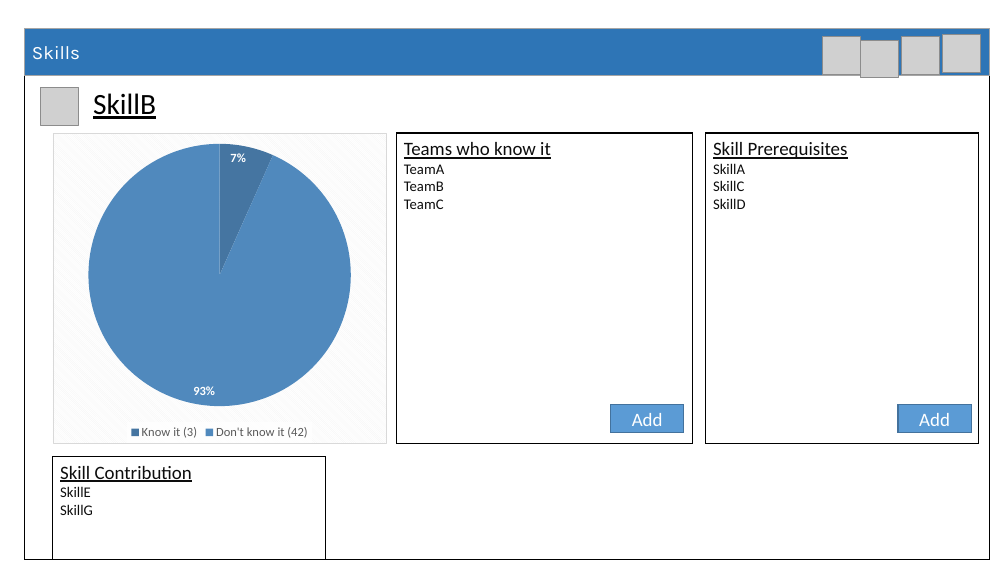
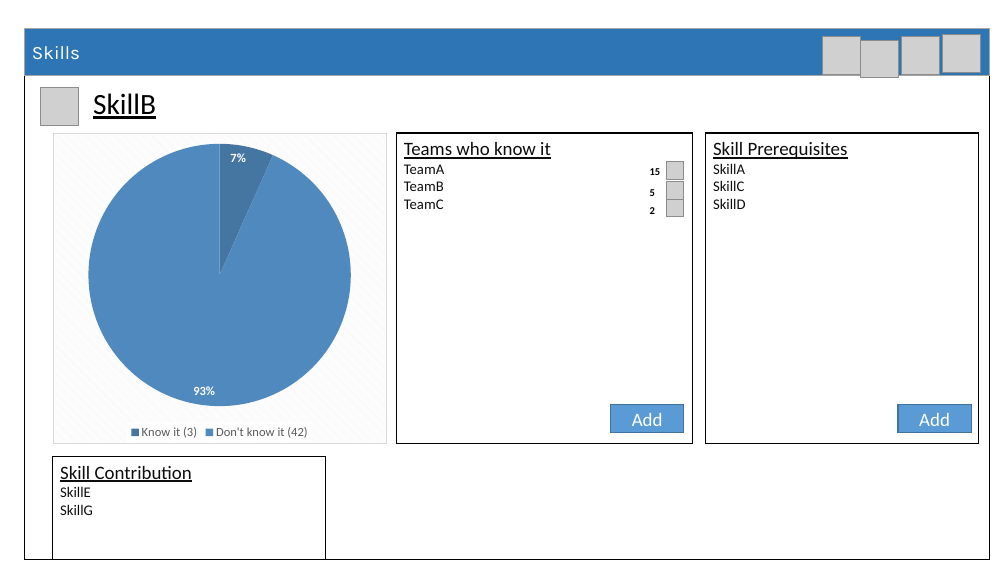
Before and after one commit to slavik57/skills, a slide deck: slide 9 of SkillsVision/Stats.pptx. Drawn at 1008x567 pixels with LibreOffice and Linux fonts; fonts in the diff are those of the drawing; grey boxes stand for pictures. Boxes give left, top, right and bottom in pixels: in the first picture for what was removed or moved away, otherwise in the second. Text is boxed around its words. In the diff, an @@ line names an element or a change of style, - is before the commit and + after.

Commit message:
Update the skills presentation

```diff
--- a/SkillsVision/Stats.pptx
+++ b/SkillsVision/Stats.pptx
@@ text added at bbox=[650, 168, 661, 175], 10 pt, text #000000, bold @@
+15
@@ picture added at bbox=[666, 162, 684, 179] @@
@@ text added at bbox=[650, 189, 655, 196], 10 pt, text #000000, bold @@
+5
@@ text added at bbox=[650, 207, 655, 214], 10 pt, text #000000, bold @@
+2
@@ picture added at bbox=[666, 181, 684, 199] @@
@@ picture added at bbox=[666, 199, 684, 216] @@
```
